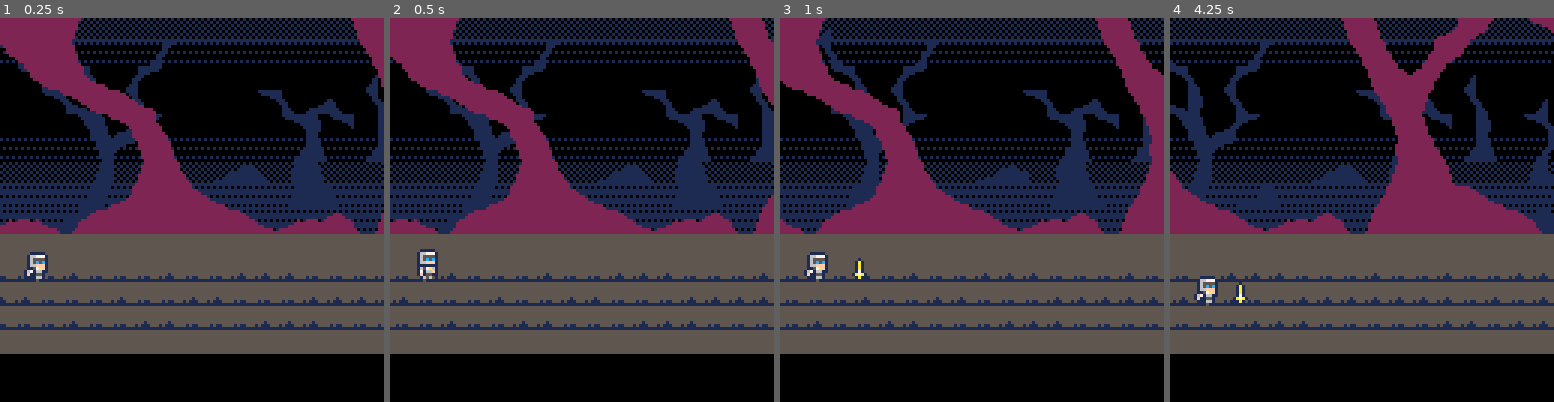
Above: before the commit, frames 1-4 (left to right).
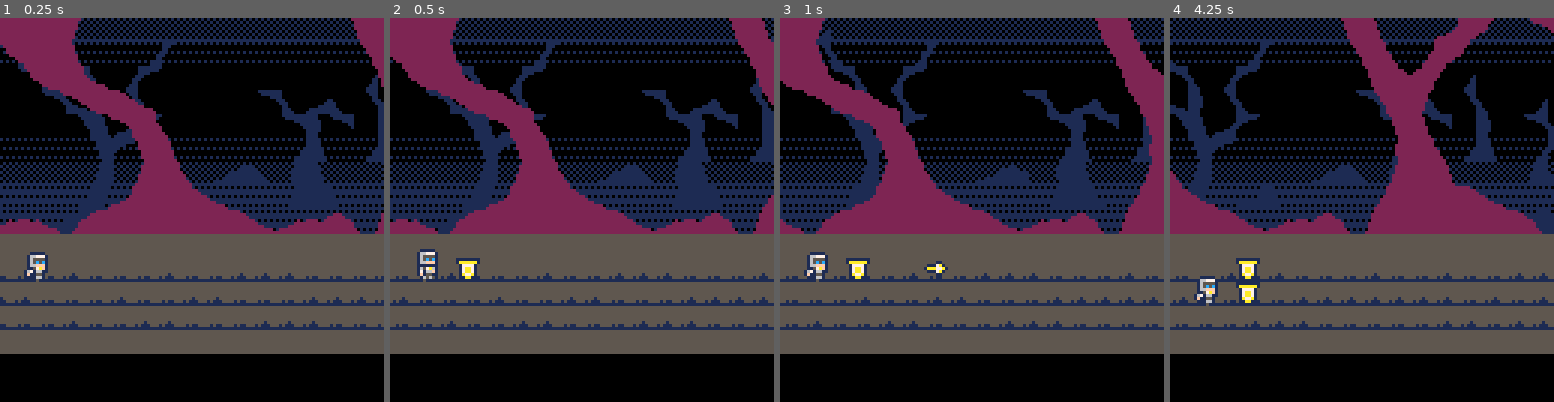
Above: after the commit, the same moments.

Repository: JordanHoffman/fire-in-the-night
Game: PICO-8 cartridge fire-in-the-night.p8
The game is run twice, just before and just after one commit, with the same random seed, the same clock (stepped at 60 frames per second) and the same inputs.
Inputs:
- Up to frame 1 (0.25 s): no input
- Up to frame 2 (0.5 s): tap X (X key) at 0.33 s
- Up to frame 3 (1 s): tap O (Z key) at 0.7 s
- Up to frame 4 (4.25 s): tap X (X key) at 1.07, 1.85, 2.97, 4.08 s; tap O (Z key) every 0.4 s from 1.7 to 4.1 s; hold Up 2.15-2.42 s; hold Down 3.63-3.97 s

Frame 1 is identical in both runs. In frame 2, 0.3% of the frame differs, in the area x 17-24%, y 62-68%; in frame 3, 0.4%; in frame 4, 0.5%, in the area x 16-24%, y 62-75%.

Commit message:
push effect

Diff:
--- a/actions/enemy-axn.lua
+++ b/actions/enemy-axn.lua
@@ -1,8 +1,7 @@
 function axn_bad_go(spr)
 	mk_axn(spr,function()
-		spr.axn = "go"
 		c_move(spr,"x",melee_x,nil,spr.spd)
-	end)
+	end,"go")
 end
 
 function efx_dmg(spr)
@@ -19,7 +18,6 @@
 function axn_bad_melee(spr)
 	mk_axn(spr, {
 		function()
-			spr.axn="melee"
 			while true do
 				c_wait(20)
 				c_move(spr,"x", p1.x,3)
@@ -33,5 +31,5 @@
 				c_move(spr,"y",get_rowy(spr,spr.row),10)
 			end
 		end
-	})
+	},"melee")
 end
--- a/actions/general-axn.lua
+++ b/actions/general-axn.lua
@@ -1,12 +1,11 @@
 function axn_row_mv(spr, dir)
 	mk_axn(spr,{
 		function()
-			spr.axn="row_mv"
 			c_move(p1,"y",get_rowy(spr,spr.row+dir),4)
 		end,
 		function()
 			c_wait(2)
 			spr.row +=dir
 		end
-	})
+	},"row_mv")
 end
--- a/actions/player-axn.lua
+++ b/actions/player-axn.lua
@@ -1,27 +1,26 @@
 function axn_atk_launch(atk)
 	mk_axn(atk,function()
-		atk.axn = "atk"
 		c_move(atk,"x",melee_x,4)
-		atk_wait(atk)
+		c_atk_wait(atk)
 		despawn(atk)
-	end)
+	end,"atk")
 end
 
 function axn_p1_atk_rcvr()
 	mk_axn(p1,function()
-		p1.axn="atk"
 		c_wait(5)
-	end)
+	end,"atk")
 end
 
 function axn_atk_wait(atk)
 	mk_axn(atk,function()
-		atk_wait(atk)
+		c_atk_wait(atk)
 		despawn(atk)
-	end)
+	end,"wait")
 end
 
-function atk_wait(atk)
+--axn included here b/c this can be called midaction and needs to transition name
+function c_atk_wait(atk)
 	atk.axn="wait"
 	c_wait(45)
 end
@@ -29,8 +28,60 @@
 function axn_slash(atk)
 	mk_axn(atk,function()
 		sfx(1)
-		atk.axn="atk"
-		c_move(atk,"x",atk.x+64,14)
-		despawn(atk)
-	end)
+		c_atk_go(atk)
+	end,"atk")
 end
+
+--todo, make different sound
+function axn_bash(atk)
+	mk_axn(atk,function()
+		sfx(1)
+		c_atk_go(atk)
+	end,"atk")
+end
+
+function c_atk_go(atk)
+	c_move(atk,"x",atk.x+64,14)
+	despawn(atk)
+end
+
+function efx_good_hit(spr)
+	for i=1,10 do
+		add(prtcls,{
+			x=spr.x+4,
+			y=spr.y+4,
+			c=10,
+			life=5,
+			r=0,
+			dx=rnd(2),
+			dy=rnd(4) - 2
+		})
+	end
+end
+
+--shield bash
+function axn_push(g,b)
+	mk_axn(b,function()
+		sfx(1)
+		c_move(b,"x",b.x+g.push,nil,10)
+		c_dizzy(b)
+	end,"knockback")
+end
+
+function c_dizzy(spr)
+	spr.axn = "dizzy"
+	for i=1,5 do
+		local type = flr(rnd(2)) == 1 and "circ" or "circfill"
+		add(prtcls,{
+			type=type,
+			x=spr.x+2+flr(rnd(5)),
+			y=spr.y-flr(rnd(3)),
+			c=10,
+			life=8,
+			dx=0,
+			r=1,
+			dy=-0.25-rnd(0.25),
+		})
+		c_wait(10)
+	end
+end
--- a/ai.lua
+++ b/ai.lua
@@ -1,6 +1,7 @@
 function ai_base_bad(spr)
 	if (spr.inert) return
-	if spr.x <= melee_x and spr.axn != "melee" then
+	if (spr.axn=="idle") axn_bad_go(spr)
+	if spr.x <= melee_x and (spr.axn == "idle" or spr.axn == "go") then
 		axn_bad_melee(spr)
 	end
 end
--- a/collisions.lua
+++ b/collisions.lua
@@ -4,10 +4,13 @@
 
 	--delete launch sword & create slash
 	despawn(atker)
-	axn_slash(mk_atk("p_slash",waiter))
+	if atker.name == "p_sword" then
+		axn_slash(mk_atk("p_slash",waiter))
+	elseif atker.name=="p_shield" then
+		axn_bash(mk_atk("p_bash",waiter))
+	end
 
 	--refresh waiting sword
-	clr_axn(waiter)
 	axn_atk_wait(waiter)
 end
 
@@ -15,12 +18,13 @@
 	efx_good_hit(g)
 	despawn(g)
 
-	b.life-=1
+	b.life-=g.atk
+	if (g.push) axn_push(g,b)
 	if b.life<=0 then
 		despawn(b)
 		sfx(4)
 	else
-		efx_dmg(b)
+		if (g.atk > 0) efx_dmg(b)
 		sfx(2)
 	end
 end
--- a/coroutines.lua
+++ b/coroutines.lua
@@ -14,8 +14,8 @@
 end
 
 --can pass a single fx or an array of fx's if the axn needs multiple, but your longest axn MUST be first since it clears when finished
-function mk_axn(spr, fx)
-	kill_axn(spr)
+function mk_axn(spr, fx, name)
+	kill_axn(spr,name)
 	local clear=true
 	if type(fx)=="table" then
 		foreach(fx, function(func)
@@ -27,17 +27,17 @@
 	end
 end
 
-function clr_axn(spr)
+function clr_axn(spr,name)
 	spr.axn_ids={}
-	spr.axn="idle"
+	spr.axn=name or "idle"
 end
 
 --NEVER call within actions.
-function kill_axn(spr)
+function kill_axn(spr,name)
 	foreach(spr.axn_ids, function(id)
 		routines[id] = nil
 	end)
-	clr_axn(spr)
+	clr_axn(spr,name)
 end
 
 
--- a/creation.lua
+++ b/creation.lua
@@ -37,45 +37,3 @@
 		del(bad,spr)
 	end
 end
-
---Effect logic
-parts={}
-function efx_good_hit(spr)
-	for i=1,10 do
-		add(parts,{
-			x=spr.x+4,
-			y=spr.y+4,
-			c=10,
-			life=5,
-			dx=rnd(2),
-			dy=rnd(4) - 2
-		})
-	end
-end
-
-function updt_parts()
-	foreach(parts,function(p)
-		p.life-=1
-		p.x+=p.dx
-		p.y+=p.dy
-		if (p.life<=0) del(parts,p)
-	end)
-end
-
-function mk_atk(name,parent,x_offset)
-	x_offset=x_offset or parent.cat == "good" and 4 or -4
-	local atk = spawn(name)
-	mrg_t(atk,{row=parent.row,x=parent.x+x_offset,y=row_y[parent.row]})
-	return atk
-end
-
-
-function mk_bat(row)
-	local bat=spawn"bat"
-	local jitter= -1 + flr(rnd(2))
-	bat.y=row_y[row] + jitter
-	bat.row=row
-	bat.x=bad_strt
-	set_anim(bat,bat.anims.go)
-	axn_bad_go(bat)
-end
--- a/fire-in-the-night.p8
+++ b/fire-in-the-night.p8
@@ -2,7 +2,8 @@
 version 43
 __lua__
 #include utility.lua
-#include sprite-data.lua
+#include sprites/spr-data.lua
+#include sprites/spr-factory.lua
 #include coroutines.lua
 #include actions/general-axn.lua
 #include actions/player-axn.lua
@@ -26,11 +27,11 @@
 01655551016555510000000000001000000000000001100000000000000000000000000000000000000000000000000000000000000000000000000000000000
 0165c5c10165c5c10000000011111111011110000000000000000000000000000000000000000000000000000000000000000000000000000000000000000000
 0166fff10166fff1000000001aaaaaa101aaa1000000000000000000000000000000000000000000000000000000000000000000000000000000000000000000
-0111111101111111000000001a7777a10017aa101110011100000000000000000000000000000000000000000000000000000000000000000000000000000000
-11657a6101657a61000000001a7aa7a1001a7a101d5115d100000000000000000000000000000000000000000000000000000000000000000000000000000000
-171666f1017166f1000000001a7aa7a1001a7a101292292100000000000000000000000000000000000000000000000000000000000000000000000000000000
-1f15551101f15511000000001aa77aa10017aa100115511000000000000000000000000000000000000000000000000000000000000000000000000000000000
-01165610001656510000000001aaaa1001aaa1000001100000000000000000000000000000000000000000000000000000000000000000000000000000000000
+011111110111111100000000017777100017aa101110011100000000000000000000000000000000000000000000000000000000000000000000000000000000
+11657a6101657a6100000000017aa710001a7a101d5115d100000000000000000000000000000000000000000000000000000000000000000000000000000000
+171666f1017166f100000000017aa710001a7a101292292100000000000000000000000000000000000000000000000000000000000000000000000000000000
+1f15551101f155110000000001a77a100017aa100115511000000000000000000000000000000000000000000000000000000000000000000000000000000000
+011656100016565100000000011aa11001aaa1000001100000000000000000000000000000000000000000000000000000000000000000000000000000000000
 00111510001511100000000000111100011110000000000000000000000000000000000000000000000000000000000000000000000000000000000000000000
 00000000000000000000000000000000000010000000000000000000000000000000000000000000000000000000000000000000000000000000000000000000
 000000000000000000000000000000000001a1000011110000000000000000000000000000000000000000000000000000000000000000000000000000000000
--- a/main.lua
+++ b/main.lua
@@ -20,7 +20,8 @@
 	to_add={},
 	routines={},
 	bad_strt=138,
-	melee_x=22
+	melee_x=22,
+	prtcls={}
 	]]
 
 	p1=spawn"p1"
@@ -45,6 +46,12 @@
 	--attack
 	if btnp(4) and axn=="idle" then
 		local atk = mk_atk("p_sword",p1)
+		axn_atk_launch(atk)
+		sfx(3)
+		axn_p1_atk_rcvr()
+	end
+	if btnp(5) and axn=="idle" then
+		local atk = mk_atk("p_shield",p1)
 		axn_atk_launch(atk)
 		sfx(3)
 		axn_p1_atk_rcvr()
@@ -104,8 +111,13 @@
 		end
 	end)
 
-	--particles
-	updt_parts()
+	--udpate particles
+	foreach(prtcls,function(p)
+		p.life-=1
+		p.x+=p.dx
+		p.y+=p.dy
+		if (p.life<=0) del(prtcls,p)
+	end)
 
 	-- --add/remove
 	foreach(to_add,function(a)
@@ -138,8 +150,9 @@
 		draw_spr(a)
 		pal()
 	end)
-	foreach(parts,function(p)
-		rect(p.x,p.y,p.x,p.y,p.c)
+	foreach(prtcls,function(p)
+		p.type = p.type or "circfill"
+		_ENV[p.type](p.x,p.y,p.r,p.c)
 	end)
 
 	foreach(logs,function(msg)
--- a/sprite-data.lua
+++ b/sprites/spr-data.lua
@@ -1,4 +1,5 @@
 --sprites - values are tables
+--type is meant for specific collision checking while cat is more general. Super specific is name. Everyone should have cat and type.
 dclr[[
 cld_types={
 	p1={},
@@ -24,16 +25,36 @@
 
 p_sword={
 	type=p_atk,
+	name=p_sword,
 	cat=good,
-	atk=1,
+	atk=2,
 	spr=3
+},
+
+p_shield={
+	type=p_atk,
+	name=p_shield,
+	cat=good,
+	atk=0,
+	push=60,
+	spr=19
 },
 
 p_slash={
 	type=p_atk,
+	name=p_slash,
 	cat=good,
 	atk=1,
 	spr=4,
+},
+
+p_bash={
+	type=p_atk,
+	name=p_bash,
+	cat=good,
+	atk=0,
+	push=10,
+	spr=20
 },
 
 bat={
--- /dev/null
+++ b/sprites/spr-factory.lua
@@ -0,0 +1,16 @@
+function mk_atk(name,parent,x_offset)
+	x_offset=x_offset or parent.cat == "good" and 4 or -4
+	local atk = spawn(name)
+	mrg_t(atk,{row=parent.row,x=parent.x+x_offset,y=row_y[parent.row]})
+	return atk
+end
+
+function mk_bat(row)
+	local bat=spawn"bat"
+	local jitter= -1 + flr(rnd(2))
+	bat.y=row_y[row] + jitter
+	bat.row=row
+	bat.x=bad_strt
+	set_anim(bat,bat.anims.go)
+	axn_bad_go(bat)
+end
Not shown, removed: spritesheet.png
Not shown, changed: spritesheet2.png
